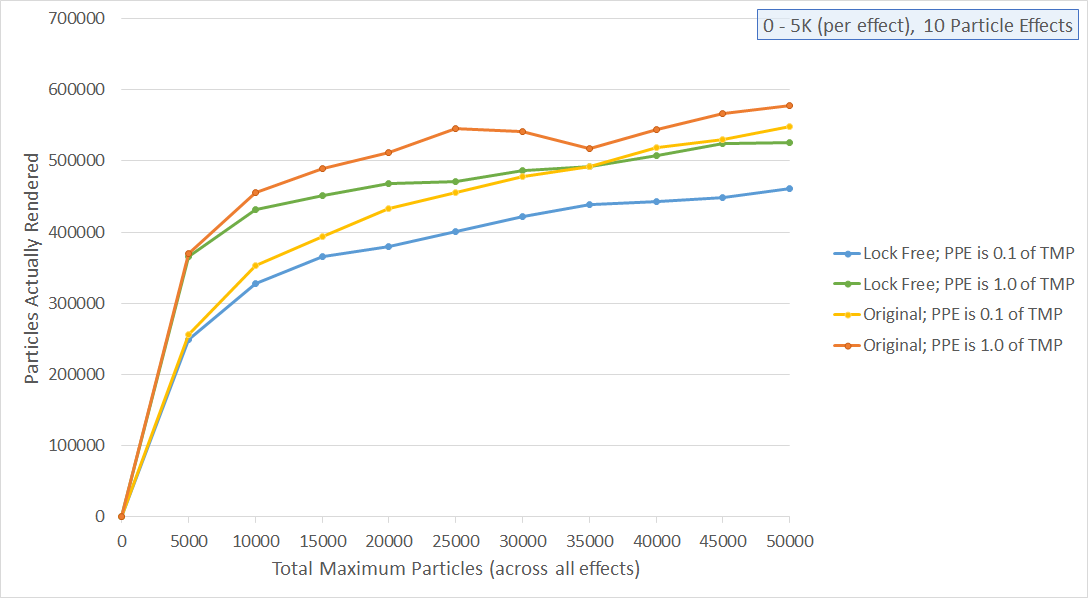
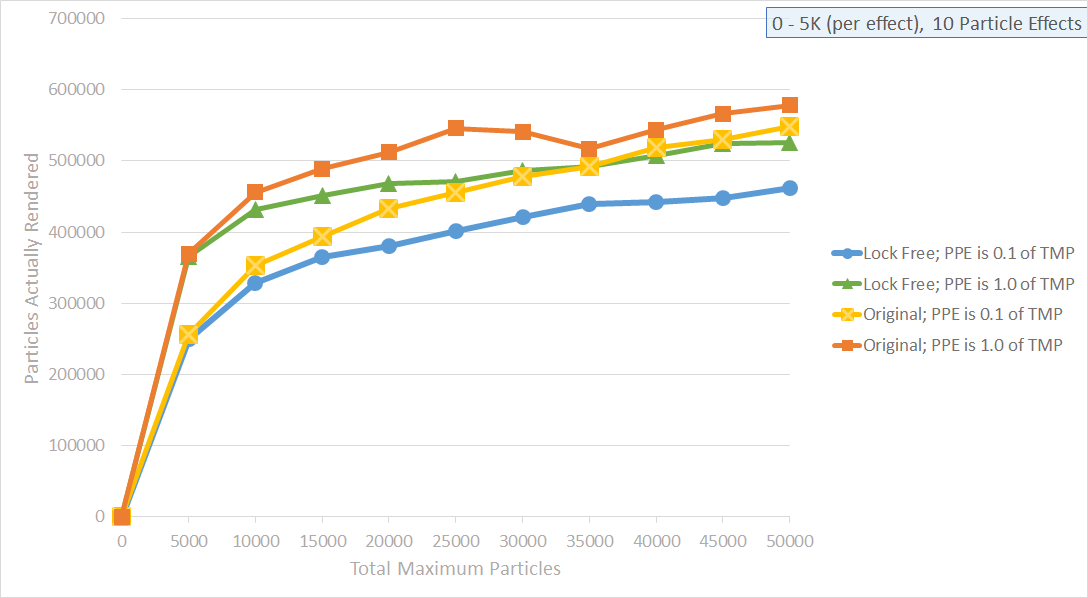
Two versions of the same layered image (1088 x 598). Layer-by-layer changes:
added layer "Layer 3" above "Layer 2" over 23, 7, 1087, 579
